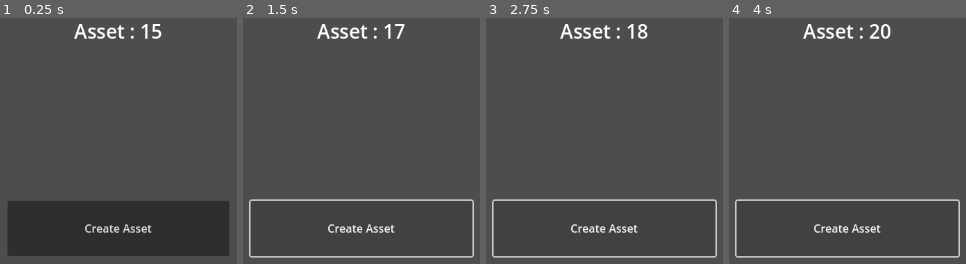
Above: before the commit, frames 1-4 (left to right).
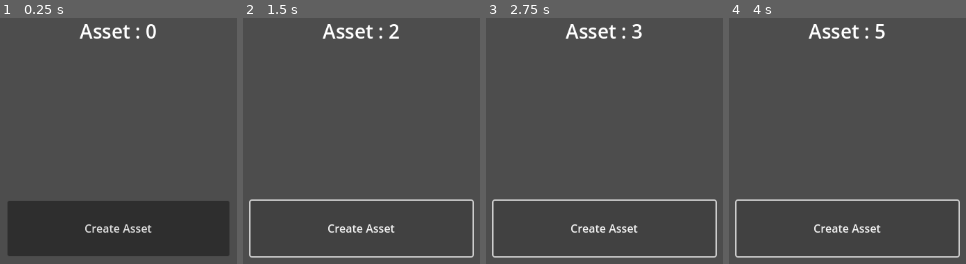
Above: after the commit, the same moments.

Repository: MateoJimenezFamaArt/ClickerGame
Game: Godot game, scene res://Scenes/Prototypes/Prototype_Clicker.tscn
Same seed, same stepped clock (60 frames per second), same inputs: the game is played once before the commit and once after it. The project has no main scene, so this scene is started directly.
Inputs:
- Up to frame 1 (0.25 s): no input
- Up to frame 2 (1.5 s): click "Create Asset" at 0.5 s; click "Create Asset" at 1.25 s
- Up to frame 3 (2.75 s): click "Create Asset" at 2 s
- Up to frame 4 (4 s): tap Enter at 2.75 s; tap Space at 3.5 s

The runs differ from the first frame. In frame 1, 1.3% of the frame differs, in the area x 31-69%, y 2-9%; in frame 2, 1.3%; in frame 3, 1.3%; in frame 4, 1.3%.
Error after the commit: Invalid access to property or key 'navigation_requested' on a base object of type 'Nil'. (res://Scripts/Prototype_Clicker.gd:22)

Commit message:
Navigation with signals working :D

Diff:
--- a/Scenes/Prototypes/Prototype_Clicker.tscn
+++ b/Scenes/Prototypes/Prototype_Clicker.tscn
@@ -1,6 +1,6 @@
 [gd_scene load_steps=2 format=3 uid="uid://dj5elyacdmvym"]
 
-[ext_resource type="Script" path="res://Scenes/Prototypes/Prototype_Clicker.gd" id="1_bbg7o"]
+[ext_resource type="Script" path="res://Scripts/Prototype_Clicker.gd" id="1_bbg7o"]
 
 [node name="Prototype_Clicker" type="Control" node_paths=PackedStringArray("AssetCount")]
 layout_mode = 3
--- /dev/null
+++ b/Scenes/Prototypes/Prototype_generator.tscn
@@ -0,0 +1,49 @@
+[gd_scene load_steps=2 format=3 uid="uid://dadwvynkvamgb"]
+
+[ext_resource type="Script" path="res://Scripts/Prototype_generator.gd" id="1_fv80p"]
+
+[node name="PrototypeGenerator" type="Control" node_paths=PackedStringArray("label", "GeneratorButton", "timer")]
+layout_mode = 3
+anchors_preset = 15
+anchor_right = 1.0
+anchor_bottom = 1.0
+grow_horizontal = 2
+grow_vertical = 2
+script = ExtResource("1_fv80p")
+label = NodePath("Label")
+GeneratorButton = NodePath("AutoGen")
+timer = NodePath("Timer")
+
+[node name="AutoGen" type="Button" parent="."]
+custom_minimum_size = Vector2(320, 80)
+layout_mode = 1
+anchors_preset = 8
+anchor_left = 0.5
+anchor_top = 0.5
+anchor_right = 0.5
+anchor_bottom = 0.5
+offset_left = -160.0
+offset_top = -40.0
+offset_right = 160.0
+offset_bottom = 40.0
+grow_horizontal = 2
+grow_vertical = 2
+text = "Start AutoGeneration"
+
+[node name="Label" type="Label" parent="."]
+custom_minimum_size = Vector2(0, 80)
+layout_mode = 1
+anchors_preset = 10
+anchor_right = 1.0
+offset_bottom = 23.0
+grow_horizontal = 2
+theme_type_variation = &"HeaderLarge"
+text = "Assets : 0"
+horizontal_alignment = 1
+vertical_alignment = 1
+
+[node name="Timer" type="Timer" parent="."]
+
+[connection signal="pressed" from="AutoGen" to="." method="_on_auto_gen_pressed"]
+[connection signal="pressed" from="AutoGen" to="." method="_on_button_pressed"]
+[connection signal="timeout" from="Timer" to="." method="_on_timer_timeout"]
--- /dev/null
+++ b/Scenes/UserInterface/user_interface.tscn
@@ -0,0 +1,118 @@
+[gd_scene load_steps=4 format=3 uid="uid://54jipejvn1ge"]
+
+[ext_resource type="Script" path="res://Scripts/user_interface.gd" id="1_j1qvm"]
+[ext_resource type="PackedScene" uid="uid://dadwvynkvamgb" path="res://Scenes/Prototypes/Prototype_generator.tscn" id="2_byiyq"]
+[ext_resource type="PackedScene" uid="uid://dj5elyacdmvym" path="res://Scenes/Prototypes/Prototype_Clicker.tscn" id="3_r0tx7"]
+
+[node name="UserInterface" type="Control"]
+layout_mode = 3
+anchors_preset = 15
+anchor_right = 1.0
+anchor_bottom = 1.0
+grow_horizontal = 2
+grow_vertical = 2
+script = ExtResource("1_j1qvm")
+
+[node name="HBoxContainer" type="HBoxContainer" parent="."]
+layout_mode = 1
+anchors_preset = 15
+anchor_right = 1.0
+anchor_bottom = 1.0
+grow_horizontal = 2
+grow_vertical = 2
+
+[node name="LeftPanel" type="Control" parent="HBoxContainer"]
+custom_minimum_size = Vector2(240, 0)
+layout_mode = 2
+
+[node name="VBoxContainer" type="VBoxContainer" parent="HBoxContainer/LeftPanel"]
+layout_mode = 1
+anchors_preset = 15
+anchor_right = 1.0
+anchor_bottom = 1.0
+grow_horizontal = 2
+grow_vertical = 2
+
+[node name="Navigator" type="Control" parent="HBoxContainer/LeftPanel/VBoxContainer"]
+layout_mode = 2
+size_flags_vertical = 3
+
+[node name="MarginContainer" type="MarginContainer" parent="HBoxContainer/LeftPanel/VBoxContainer/Navigator"]
+layout_mode = 1
+anchors_preset = 15
+anchor_right = 1.0
+anchor_bottom = 1.0
+grow_horizontal = 2
+grow_vertical = 2
+theme_override_constants/margin_left = 16
+theme_override_constants/margin_top = 16
+theme_override_constants/margin_right = 16
+theme_override_constants/margin_bottom = 16
+
+[node name="VBoxContainer" type="VBoxContainer" parent="HBoxContainer/LeftPanel/VBoxContainer/Navigator/MarginContainer"]
+layout_mode = 2
+
+[node name="PrototypeGeneratorLink" type="LinkButton" parent="HBoxContainer/LeftPanel/VBoxContainer/Navigator/MarginContainer/VBoxContainer"]
+layout_mode = 2
+text = "Prototype Generator"
+
+[node name="PrototypeClickerLink" type="LinkButton" parent="HBoxContainer/LeftPanel/VBoxContainer/Navigator/MarginContainer/VBoxContainer"]
+layout_mode = 2
+text = "Prototype Clicker"
+
+[node name="MarginContainer" type="MarginContainer" parent="HBoxContainer/LeftPanel/VBoxContainer"]
+layout_mode = 2
+theme_override_constants/margin_left = 8
+theme_override_constants/margin_right = 8
+
+[node name="HSeparator" type="HSeparator" parent="HBoxContainer/LeftPanel/VBoxContainer/MarginContainer"]
+layout_mode = 2
+
+[node name="Resources" type="Control" parent="HBoxContainer/LeftPanel/VBoxContainer"]
+layout_mode = 2
+size_flags_vertical = 3
+
+[node name="MarginContainer" type="MarginContainer" parent="HBoxContainer/LeftPanel/VBoxContainer/Resources"]
+layout_mode = 1
+anchors_preset = 15
+anchor_right = 1.0
+anchor_bottom = 1.0
+grow_horizontal = 2
+grow_vertical = 2
+theme_override_constants/margin_left = 19
+theme_override_constants/margin_top = 16
+theme_override_constants/margin_right = 16
+theme_override_constants/margin_bottom = 16
+
+[node name="VBoxContainer" type="VBoxContainer" parent="HBoxContainer/LeftPanel/VBoxContainer/Resources/MarginContainer"]
+layout_mode = 2
+
+[node name="Label" type="Label" parent="HBoxContainer/LeftPanel/VBoxContainer/Resources/MarginContainer/VBoxContainer"]
+layout_mode = 2
+text = "Assets : 0"
+
+[node name="MarginContainer" type="MarginContainer" parent="HBoxContainer"]
+layout_mode = 2
+theme_override_constants/margin_top = 16
+theme_override_constants/margin_bottom = 16
+
+[node name="VSeparator" type="VSeparator" parent="HBoxContainer/MarginContainer"]
+layout_mode = 2
+
+[node name="MainView" type="Control" parent="HBoxContainer"]
+layout_mode = 2
+size_flags_horizontal = 3
+
+[node name="PrototypeGenerator" parent="HBoxContainer/MainView" node_paths=PackedStringArray("user_interface") instance=ExtResource("2_byiyq")]
+visible = false
+layout_mode = 1
+user_interface = NodePath("../../..")
+
+[node name="Prototype_Clicker" parent="HBoxContainer/MainView" node_paths=PackedStringArray("user_interface") instance=ExtResource("3_r0tx7")]
+visible = false
+layout_mode = 1
+user_interface = NodePath("../../..")
+view = 1
+
+[connection signal="pressed" from="HBoxContainer/LeftPanel/VBoxContainer/Navigator/MarginContainer/VBoxContainer/PrototypeGeneratorLink" to="." method="_on_prototype_generator_link_pressed"]
+[connection signal="pressed" from="HBoxContainer/LeftPanel/VBoxContainer/Navigator/MarginContainer/VBoxContainer/PrototypeClickerLink" to="." method="_on_prototype_clicker_link_pressed"]
--- a/Scenes/Prototypes/Prototype_Clicker.gd
+++ b/Scripts/Prototype_Clicker.gd
@@ -5,12 +5,21 @@
 ## reference to the label displaying amount of assets
 @export var AssetCount : Label
 
+
+@export var user_interface : UserInterface
+## View reference
+@export var view : UserInterface.Views
+
 ## variable to store the amount of assets
-var Asset : int = 15
+var Asset : int = 0
 
 ## Function to update the label of the amount of assets at launch
 func _ready() -> void:
 	update_label_text()
+
+	visible = true
+
+	user_interface.navigation_requested.connect(_on_navigation_request)
 
 ## Add the specfied amount of assets
 func create_asset(amountCreated : int) -> void:
@@ -24,3 +33,16 @@
 ## Acts when the button is pressed
 func _on_create_assets_pressed() -> void:
 	create_asset(1)
+
+
+## ////////////////////////////////////////////////////////////////////////////
+
+#Signal Reading
+
+##Wach out for navigation request and act acordingly
+func _on_navigation_request(requested_view : UserInterface.Views) -> void:
+	if requested_view == view:
+		visible = true
+		return
+
+	visible = false
--- /dev/null
+++ b/Scripts/Prototype_generator.gd
@@ -0,0 +1,58 @@
+class_name PrototypeGenerator
+extends Control
+
+
+@export var label : Label
+
+@export var GeneratorButton : Button
+
+@export var timer : Timer
+
+
+@export var user_interface : UserInterface
+## View reference
+@export var view : UserInterface.Views
+
+var Asset : int
+
+func _ready() -> void:
+	update_label_text()
+
+	visible = false
+
+	user_interface.navigation_requested.connect(_on_navigation_request)
+
+
+func create_asset(amountCreated : int) -> void:
+	Asset += amountCreated
+	update_label_text()
+
+## Update the label of the amount of assets
+func update_label_text() -> void:
+	label.text = "Asset : %s" %Asset
+
+
+## GENERATOR SECTION OF CODE
+func begin_generator() -> void:
+	timer.start()
+	GeneratorButton.disabled = true
+
+
+func _on_auto_gen_pressed():
+	begin_generator()
+
+
+func _on_timer_timeout():
+	create_asset(2)
+
+## ///////////////////////////////////////////////////////////////////////////
+
+#Signal Reading
+
+## Watch for nav request
+func _on_navigation_request(requested_view : UserInterface.Views) -> void:
+	if requested_view == view:
+		visible = true
+		return
+
+	visible = false
--- /dev/null
+++ b/Scripts/user_interface.gd
@@ -0,0 +1,20 @@
+class_name UserInterface
+extends Control
+## Main class controlling the user interface
+
+## List of views
+enum Views {
+	PROTOTYPE_GENERATOR,
+	PROTOTYPE_CLICKER,
+}
+
+## Emitted when something requested navigation. Includes the view target
+signal navigation_requested(view : Views)
+
+## Trigered when the prototype gen link is clicked
+func _on_prototype_generator_link_pressed() -> void:
+	navigation_requested.emit(Views.PROTOTYPE_GENERATOR)
+
+## Trigered when the prototype clicker link is clicked
+func _on_prototype_clicker_link_pressed() -> void:
+	navigation_requested.emit(Views.PROTOTYPE_CLICKER)
